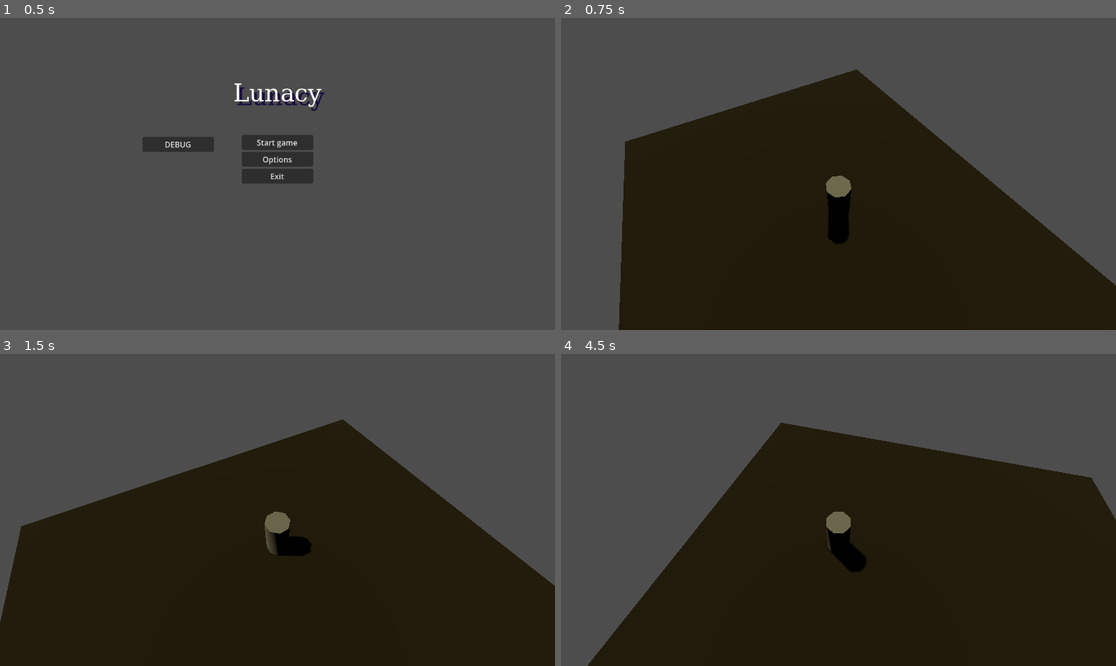
Above: before the commit, frames 1-4 (two rows, left to right).
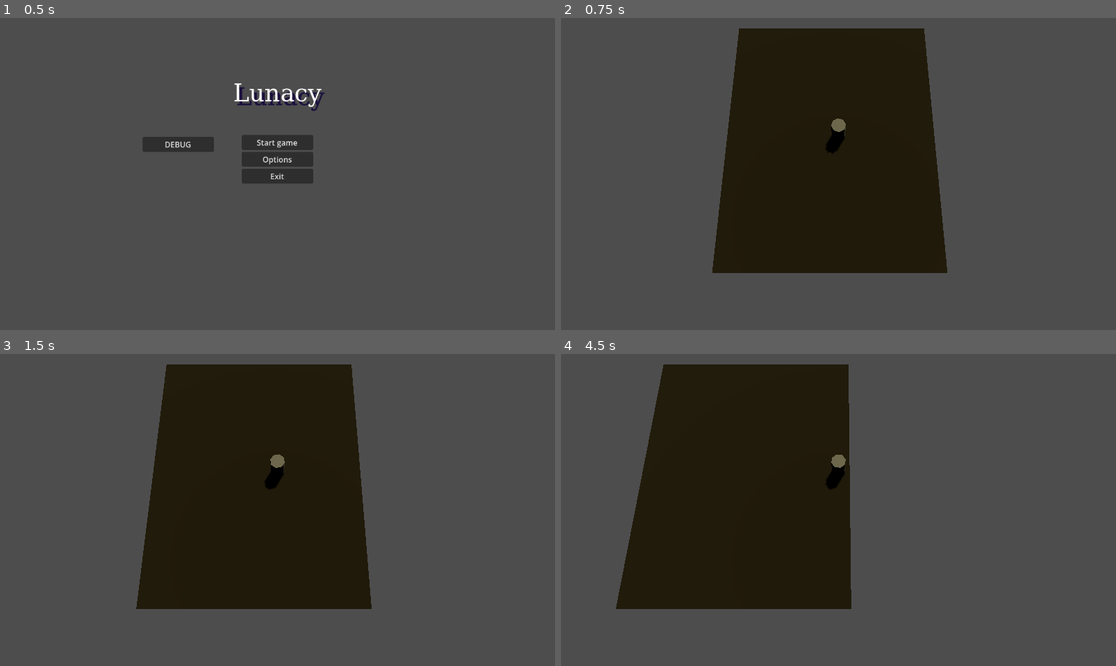
Above: after the commit, the same moments.

Repository: Sufforine/lunacy
Game: Godot game, scene res://scenes/main_menu.tscn
The game is run twice, just before and just after one commit, with the same random seed, the same clock (stepped at 60 frames per second) and the same inputs.
Inputs (mouse positions are in pixels of both pictures, inside the frame that each line leads up to):
- Up to frame 1 (0.5 s): no input
- Up to frame 2 (0.75 s): click "DEBUG" at 0.5 s
- Up to frame 3 (1.5 s): tap Enter at 1.25 s; move the mouse to (399, 494) at 1.27 s; hold D (move_right) from 1.28 s (still down); click (399, 494) at 1.42 s
- Up to frame 4 (4.5 s): move the mouse to (727, 525) at 2.02 s; release D (move_right) at 2.03 s; hold S (move_backward) 2.03-2.78 s; click (727, 525) at 2.17 s; move the mouse to (894, 441) at 2.77 s; hold D (move_right) 2.78-3.53 s; click (894, 441) at 2.92 s; move the mouse to (810, 572) at 3.52 s; hold W (move_forward) 3.53-4.28 s; click (810, 572) at 3.67 s; move the mouse to (1005, 556) at 4.27 s; hold A (move_left) from 4.28 s (still down); click (1005, 556) at 4.42 s

Frame 1 is identical in both runs. In frame 2, 39% of the frame differs, in the area x 10-100%, y 3-100%; in frame 3, 47%; in frame 4, 55%, in the area x 4-100%, y 3-100%.

Commit message:
Revert "Camera"

Diff:
--- a/Player/player.gd
+++ b/Player/player.gd
@@ -1,50 +1,47 @@
 class_name Player
 extends CharacterBody3D
 
-## Скорость движения
+## Player move speed
 @export var move_speed: float = 5.0
-## Скорость поворота персонажа (лицом по направлению движения)
-@export var rotation_speed: float = 10.0
 
-## Ссылка на вашу новую камеру-риг
-@onready var camera_rig = $CameraPivot # Убедитесь, что имя совпадает с узлом в сцене
+## Rotation ease speed
+@export var ease_speed: float = 5.0
+
+## Camera rig
+@onready var camera_rig = $CameraRig
 
 func _physics_process(delta: float) -> void:
-	_handle_movement(delta)
+	_handle_movement()
+	_handle_rotation(delta)
 
-func _handle_movement(delta: float) -> void:
-	# 1. Получаем вектор ввода (например, WASD)
-	var input_dir = InputManager.get_input_direction() # Ожидается Vector3
+## Handle player movement
+func _handle_movement() -> void:
+	var input_dir = InputManager.get_input_direction()
+	var velocity_vector = input_dir * move_speed
+	velocity.x = velocity_vector.x
+	velocity.z = velocity_vector.z
+	move_and_slide()
 
-	# 2. Берем базис (направление) камеры
-	# .basis.z — это куда смотрит камера "вглубь"
-	# .basis.x — это "право" камеры
-	var camera_basis = camera_rig.global_transform.basis
+## Handle player rotation
+func _handle_rotation(delta: float) -> void:
+	if not camera_rig:
+		printerr("Missing camera")
+		return
 
-	# 3. Рассчитываем направление движения относительно камеры
-	# Мы обнуляем Y, чтобы игрок не пытался "лететь" вверх, если камера наклонена
-	var forward = camera_basis.z
-	var right = camera_basis.x
-	forward.y = 0
-	right.y = 0
-	forward = forward.normalized()
-	right = right.normalized()
+	var camera: Camera3D = camera_rig.camera
+	var viewport = get_viewport();
+	if not viewport:
+		printerr("Missing viewport")
+		return
 
-	# Итоговый вектор: (вперед/назад по камере) + (лево/право по камере)
-	var direction = (forward * input_dir.z + right * input_dir.x).normalized()
+	var mouse_pos = viewport.get_mouse_position()
+	var from = camera.project_ray_origin(mouse_pos)
+	var dir = camera.project_ray_normal(mouse_pos)
+	var plane = Plane(Vector3.UP, position.y)
+	var mouse_world_pos = plane.intersects_ray(from, dir)
 
-	if direction.length() > 0.001:
-		# Двигаем персонажа
-		velocity.x = direction.x * move_speed
-		velocity.z = direction.z * move_speed
-
-		# ПОВОРОТ ПЕРСОНАЖА:
-		# Вместо того чтобы смотреть на курсор, персонаж плавно поворачивается
-		# в ту сторону, КУДА ОН ИДЕТ (как в большинстве экшн-MOBA)
-		var target_angle = atan2(direction.x, direction.z)
-		rotation.y = lerp_angle(rotation.y, target_angle, rotation_speed * delta)
-	else:
-		velocity.x = move_toward(velocity.x, 0, move_speed)
-		velocity.z = move_toward(velocity.z, 0, move_speed)
-
-	move_and_slide()
+	if mouse_world_pos != null:
+		var target_dir = (position - mouse_world_pos).normalized()
+		var target_rot_y = atan2(target_dir.x, target_dir.z)
+		var current_rot_y = rotation.y
+		rotation.y = lerp_angle(current_rot_y, target_rot_y, 1.0 - pow(0.001, delta * ease_speed))
--- a/Scripts/Camera/camera.gd
+++ /dev/null
@@ -1,45 +0,0 @@
-extends Node3D
-
-@export var rotation_speed: float = 10 # Скорость вращения камеры
-@export var deadzone: float = 0.1 # "Мертвая зона" в центре экрана
-
-@export var player: Player
-var _offset = Vector3.ZERO
-
-func _calc_offset():
-	if not player:
-		printerr("Player is no assigned")
-		return
-	var offset_x = global_position.x - player.position.x
-	var offset_z = global_position.z - player.position.z
-	_offset = Vector3(offset_x, 0, offset_z)
-
-func _ready():
-	# Делаем курсор видимым
-	_calc_offset()
-	Input.set_mouse_mode(Input.MOUSE_MODE_VISIBLE)
-	# Отвязываем от вращения игрока
-	top_level = true
-
-func _process(delta: float):
-	# 1. Следуем за игроком
-	if get_parent():
-		global_position = get_parent().global_position
-
-	# 2. Логика поворота за курсором
-	_rotate_camera_to_mouse(delta)
-
-func _rotate_camera_to_mouse(delta: float):
-	var viewport = get_viewport()
-	var mouse_pos = viewport.get_mouse_position()
-	var screen_size = viewport.get_visible_rect().size
-
-	# Получаем позицию мыши от -1.0 (лево) до 1.0 (право) относительно центра
-	var center_offset = (mouse_pos.x / screen_size.x) * 2.0 - 1.0
-
-	# Если мышь не в центре (вне мертвой зоны), вращаем камеру
-	if abs(center_offset) > deadzone:
-		# Рассчитываем скорость поворота
-		# Чем дальше мышь от центра, тем быстрее крутится камера
-		var rotation_amount = center_offset * rotation_speed * delta
-		rotate_y(-rotation_amount)
--- a/Scripts/Camera/camera.tscn
+++ b/Scripts/Camera/camera.tscn
@@ -1,18 +1,15 @@
-[gd_scene format=3 uid="uid://ci3vfmgo8653m"]
+[gd_scene format=3 uid="uid://bl2yw82b40qvk"]
 
-[ext_resource type="Script" uid="uid://cyuam00vvn345" path="res://Scripts/Camera/camera.gd" id="1_b3jth"]
+[ext_resource type="Script" uid="uid://1e8tcfivhrh8" path="res://Scripts/Camera/camera_rig.gd" id="1_u5kg4"]
 
-[node name="CameraPivot" type="Node3D" unique_id=1510790156]
-script = ExtResource("1_b3jth")
-rotation_speed = 15.0
-deadzone = 0.4
+[node name="CameraRig" type="Node3D" unique_id=269756323]
+script = ExtResource("1_u5kg4")
+enabled = true
+enable_cursor_shift = true
 
-[node name="Node3D" type="Node3D" parent="." unique_id=742246724]
-transform = Transform3D(1, 0, 0, 0, 1, 0, 0, 0, 1, 0, 2.0788136, 0)
+[node name="OffsetRig" type="Node3D" parent="." unique_id=1018309025]
+transform = Transform3D(1, 0, 0, 0, 0.94583637, 0.32464385, 0, -0.32464385, 0.94583637, 0, 3.03516, 2.459097)
 
-[node name="SpringArm3D" type="SpringArm3D" parent="Node3D" unique_id=256493671]
-transform = Transform3D(6.0621777, 2.8670323, -2.0075173, 0, 4.0150347, 5.7340646, 3.5, -4.9658456, 3.477122, 0, 0, 0)
-
-[node name="Camera3D" type="Camera3D" parent="Node3D/SpringArm3D" unique_id=1578011494]
-transform = Transform3D(1, 0, 0, 0, 1, 0, 0, 0, 1, 0, 0, 10)
-current = true
+[node name="Camera3D" type="Camera3D" parent="OffsetRig" unique_id=900118472]
+transform = Transform3D(1, 0, 0, 0, 0.49999997, 0.86602545, 0, -0.86602545, 0.49999997, 0, 10, 7)
+far = 500.0
--- /dev/null
+++ b/Scripts/Camera/camera_rig.gd
@@ -0,0 +1,98 @@
+class_name CameraRig
+extends Node3D
+
+## The shifting part of the camera rig
+## that is moving toward cursor
+@onready var offset_rig = $OffsetRig
+## Active camera
+@onready var camera = $OffsetRig/Camera3D
+
+
+## Camera target to focus on
+@export var player: Player
+## Enable following to the target
+@export var enabled: bool = false
+## Enable camera cursor shift
+@export var enable_cursor_shift: bool = false
+
+@export_group("Camera to cursor")
+## Near radius from which the shift starts to work
+## Measured in viewport width rate units (similar to vw in CSS)
+@export_range(0, 100)
+var near_radius: int = 10
+## Shift power at the minimal radius
+@export var near_shift = 0.5
+
+## Far radius where shift reaches maximum power
+## Measured in viewport width rate units (similar to vw in CSS)
+@export_range(0, 100)
+var far_radius: int = 30
+## Shift power at the maximum radius
+@export var far_shift = 6.0
+
+@export_group("Camera follow")
+## Camera follow duration time in seconds
+## Smaller the duration, faster the camera follow speed
+@export var follow_duration: float = 0.2
+
+## Hold the base camera offset from the target
+var _offset = Vector3.ZERO
+## Hold the current pointer to the tween object, to kill it on update
+var _tween: Tween
+## Hold the value of lookahead shift to cursor
+var _lookahead: Vector3 = Vector3.ZERO
+
+## Calculare the base camera offset from the target
+func _calc_offset():
+	if not player:
+		printerr("Player is no assigned")
+		return
+	var offset_x = global_position.x - player.position.x
+	var offset_z = global_position.z - player.position.z
+	_offset = Vector3(offset_x, 0, offset_z)
+
+func _ready():
+	_calc_offset()
+
+@warning_ignore("unused_parameter")
+func _physics_process(delta):
+	if not player || not enabled:
+		return
+
+	# Pass 1: take player position + base camera offset
+	# This is no ease movement
+	var base_pos := global_position
+	base_pos.x = player.global_position.x + _offset.x
+	base_pos.z = player.global_position.z + _offset.z
+	base_pos.y = global_position.y
+
+	# Pass 2: add lookahead component
+	# lookahead is tweened into target position making smooth shift
+	var final_pos = base_pos
+	if enable_cursor_shift:
+		final_pos = base_pos + _lookahead
+
+	global_position = final_pos
+
+
+## Calculate smooth shift toward lookahead position
+func calculate_lookahead(target: Vector3):
+	if _lookahead.is_equal_approx(target):
+		return
+
+	if _tween and _tween.is_running():
+		_tween.kill()
+
+	_tween = create_tween()
+	_tween.set_trans(Tween.TRANS_QUAD)
+	_tween.set_ease(Tween.EASE_OUT)
+	_tween.tween_property(self, "_lookahead", target, 0.5)
+
+
+
+func step(value, min_value, max_value):
+	if value < min_value:
+		return 0
+	if value > max_value:
+		return max_value
+	return value
--- a/scenes/mission.tscn
+++ b/scenes/mission.tscn
@@ -1,7 +1,7 @@
 [gd_scene format=3 uid="uid://34tutc6qerwc"]
 
 [ext_resource type="Script" uid="uid://bcu0tkuixafso" path="res://Player/player.gd" id="1_nbcaj"]
-[ext_resource type="PackedScene" uid="uid://ci3vfmgo8653m" path="res://Scripts/Camera/Camera.tscn" id="2_v3nvf"]
+[ext_resource type="PackedScene" uid="uid://bl2yw82b40qvk" path="res://Scripts/Camera/camera.tscn" id="2_uxhhj"]
 
 [sub_resource type="StandardMaterial3D" id="StandardMaterial3D_nbcaj"]
 albedo_color = Color(0.15762597, 0.13005483, 0.06703506, 1)
@@ -35,4 +35,6 @@
 transform = Transform3D(1, 0, 0, 0, 1, 0, 0, 0, 1, 0.07881653, 0.2788086, 0)
 shape = SubResource("CapsuleShape3D_ebncj")
 
-[node name="CameraPivot" parent="Player" unique_id=1510790156 instance=ExtResource("2_v3nvf")]
+[node name="CameraRig" parent="Player" unique_id=269756323 node_paths=PackedStringArray("player") instance=ExtResource("2_uxhhj")]
+top_level = true
+player = NodePath("..")
Not shown, removed: Scripts/Camera/camera.gd.uid
Not shown, added: Scripts/Camera/camera_rig.gd.uid
Not shown, removed: .gitattributes
Not shown, removed: .gitignore
